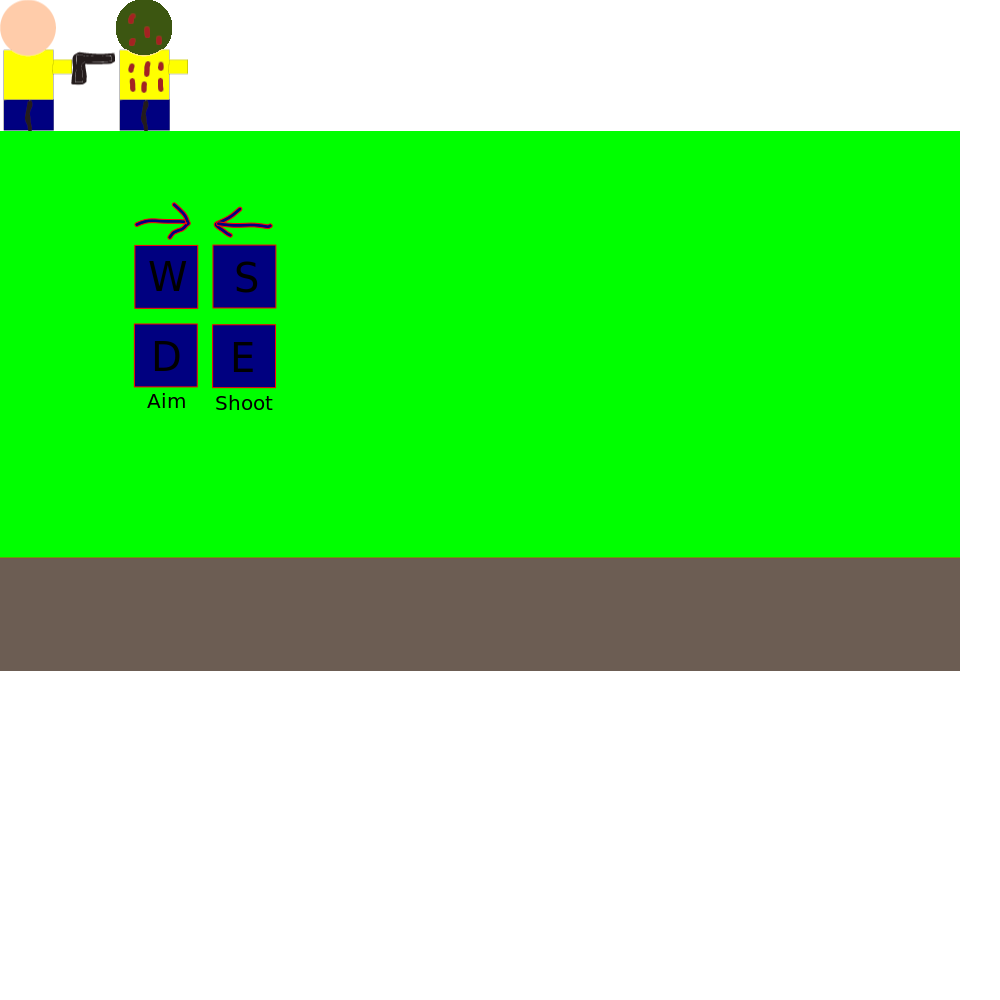
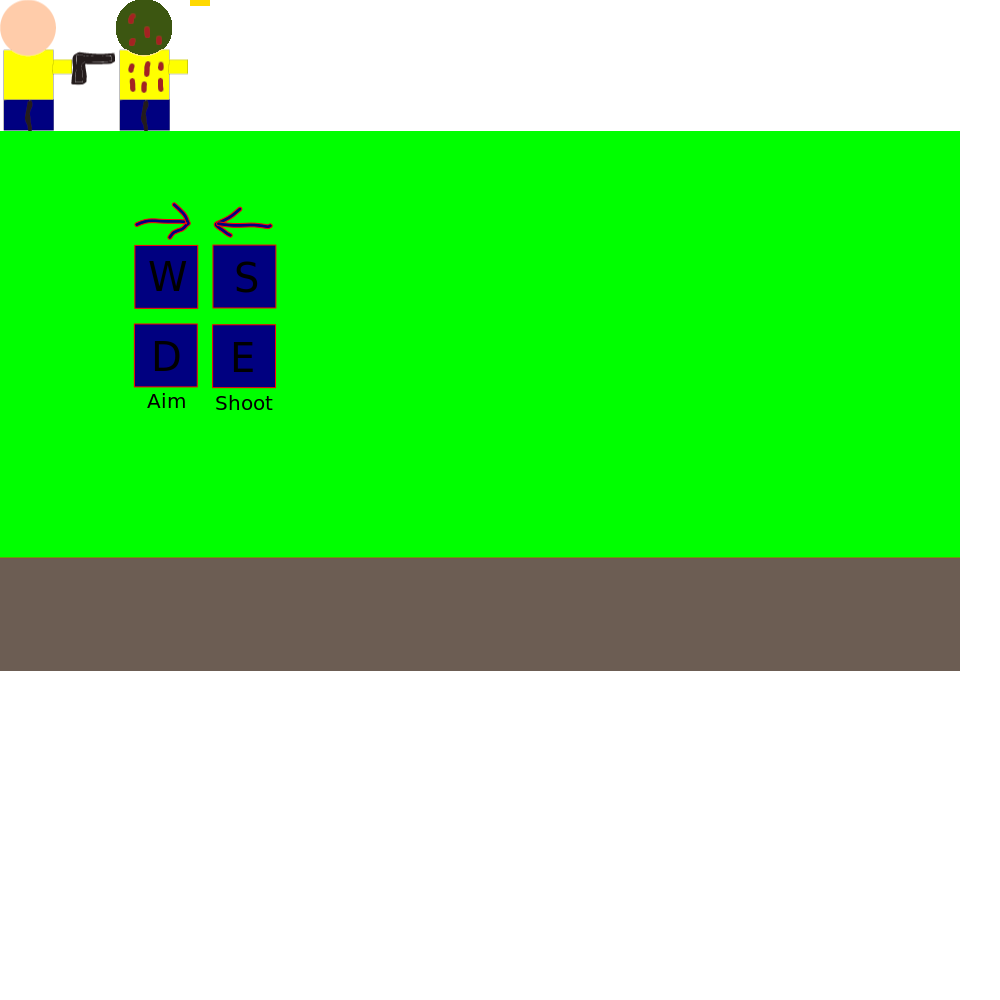
Layers edited between the first and the second (1000, 1000) image:
added layer "Bullet" above "zombie" over bbox(190, 0, 210, 6)
